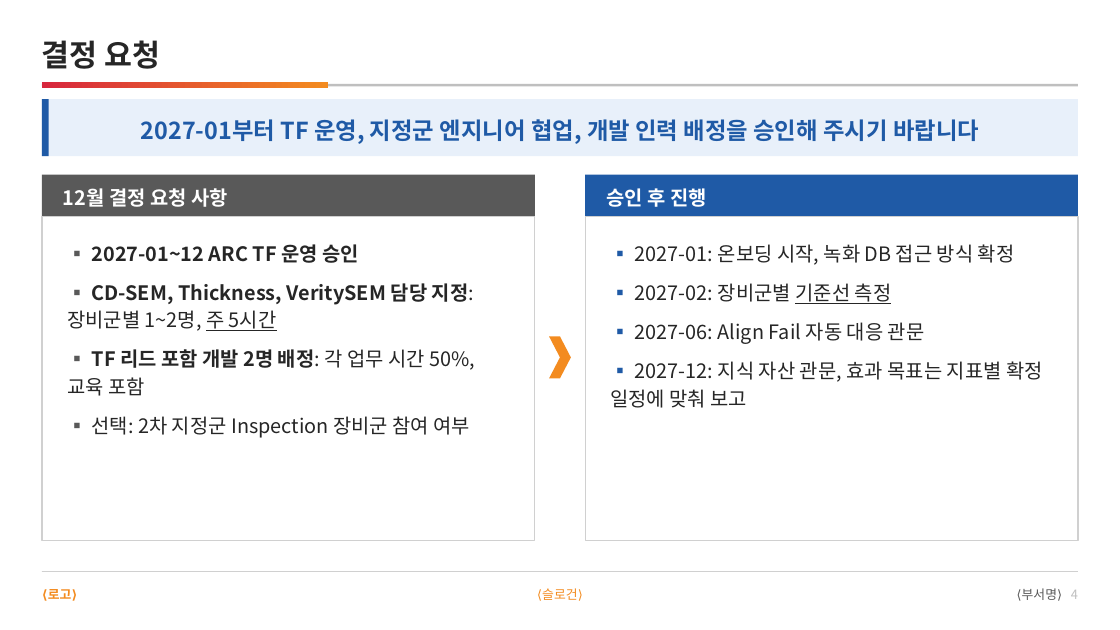
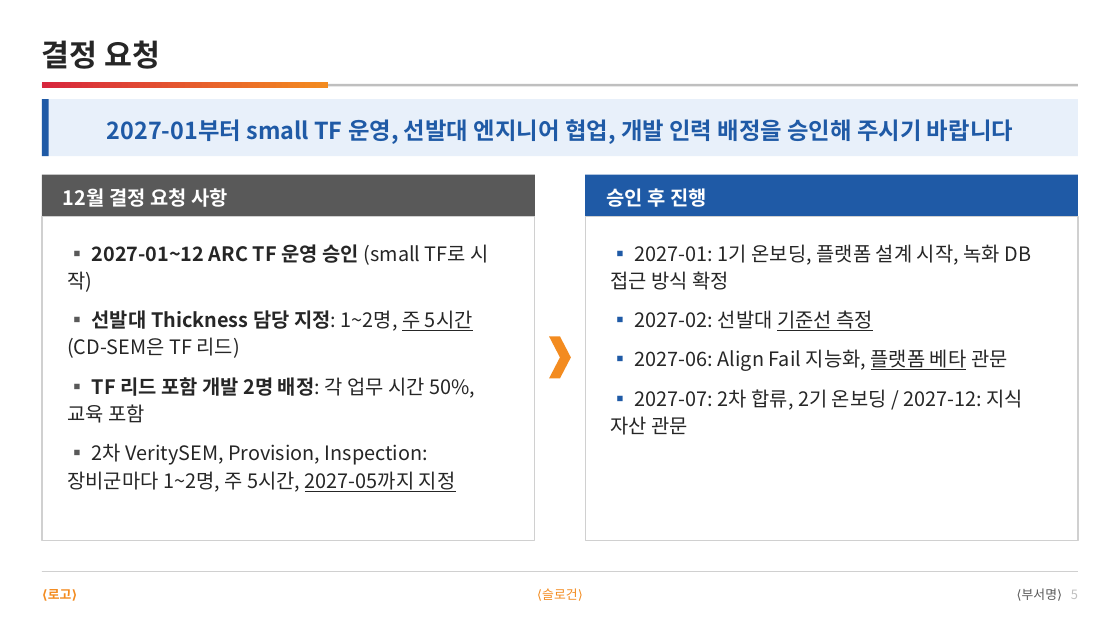
Before and after one commit to DarrenKoi/pm_notes, a slide deck: slide 5 of my-task/arc-tf/deliverables/arc-tf-exec-summary.pptx (slide 4 before the commit). Drawn at 1120x630 pixels with LibreOffice and Linux fonts; fonts in the diff are those of the drawing. Boxes give left, top, right and bottom in pixels: in the first picture for what was removed or moved away, otherwise in the second. Text is boxed around its words. In the diff, an @@ line names an element or a change of style, - is before the commit and + after.

```diff
--- a/my-task/arc-tf/deliverables/arc-tf-exec-summary.pptx
+++ b/my-task/arc-tf/deliverables/arc-tf-exec-summary.pptx
@@ text at box(107, 119, 1013, 144): text changed @@
-2027-01부터 TF 운영, 지정군 엔지니어 협업, 개발 인력 배정을 승인해 주시기 바랍니다
+2027-01부터 small TF 운영, 선발대 엔지니어 협업, 개발 인력 배정을 승인해 주시기 바랍니다
@@ text at box(67, 244, 489, 358): text changed @@
-▪ 2027-01~12 ARC TF 운영 승인
-▪ CD-SEM, Thickness, VeritySEM 담당 지정: 장비군별 1~2명, 주 5시간
+▪ 2027-01~12 ARC TF 운영 승인 (small TF로 시작)
+▪ 선발대 Thickness 담당 지정: 1~2명, 주 5시간 (CD-SEM은 TF 리드)
@@ text at box(610, 244, 1031, 435): text changed @@
-▪ 2027-01: 온보딩 시작, 녹화 DB 접근 방식 확정
-▪ 2027-02: 장비군별 기준선 측정
-▪ 2027-06: Align Fail 자동 대응 관문
-▪ 2027-12: 지식 자산 관문, 효과 목표는 지표별 확정 일정에 맞춰 보고
+▪ 2027-01: 1기 온보딩, 플랫폼 설계 시작, 녹화 DB 접근 방식 확정
+▪ 2027-02: 선발대 기준선 측정
+▪ 2027-06: Align Fail 지능화, 플랫폼 베타 관문
+▪ 2027-07: 2차 합류, 2기 온보딩 / 2027-12: 지식 자산 관문
@@ text at box(67, 443, 456, 492): text changed @@
-▪ 선택: 2차 지정군 Inspection 장비군 참여 여부
+▪ 2차 VeritySEM, Provision, Inspection: 장비군마다 1~2명, 주 5시간, 2027-05까지 지정
@@ text at box(1022, 588, 1078, 600): text changed @@
-⟨부서명⟩ 4
+⟨부서명⟩ 5
```
Also in this commit, not shown: 2 other slides changed, 1 slide added, 20 other files.
